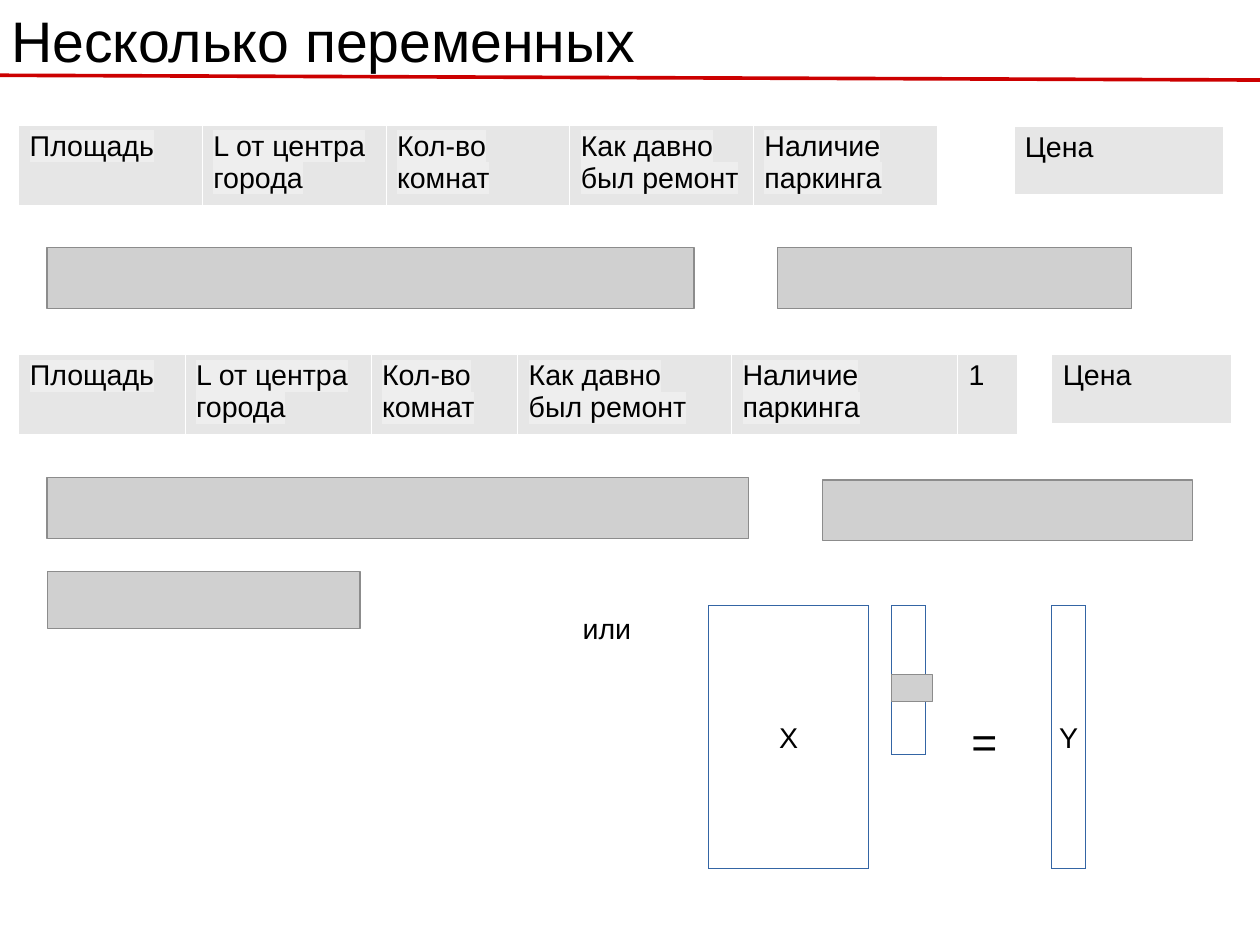
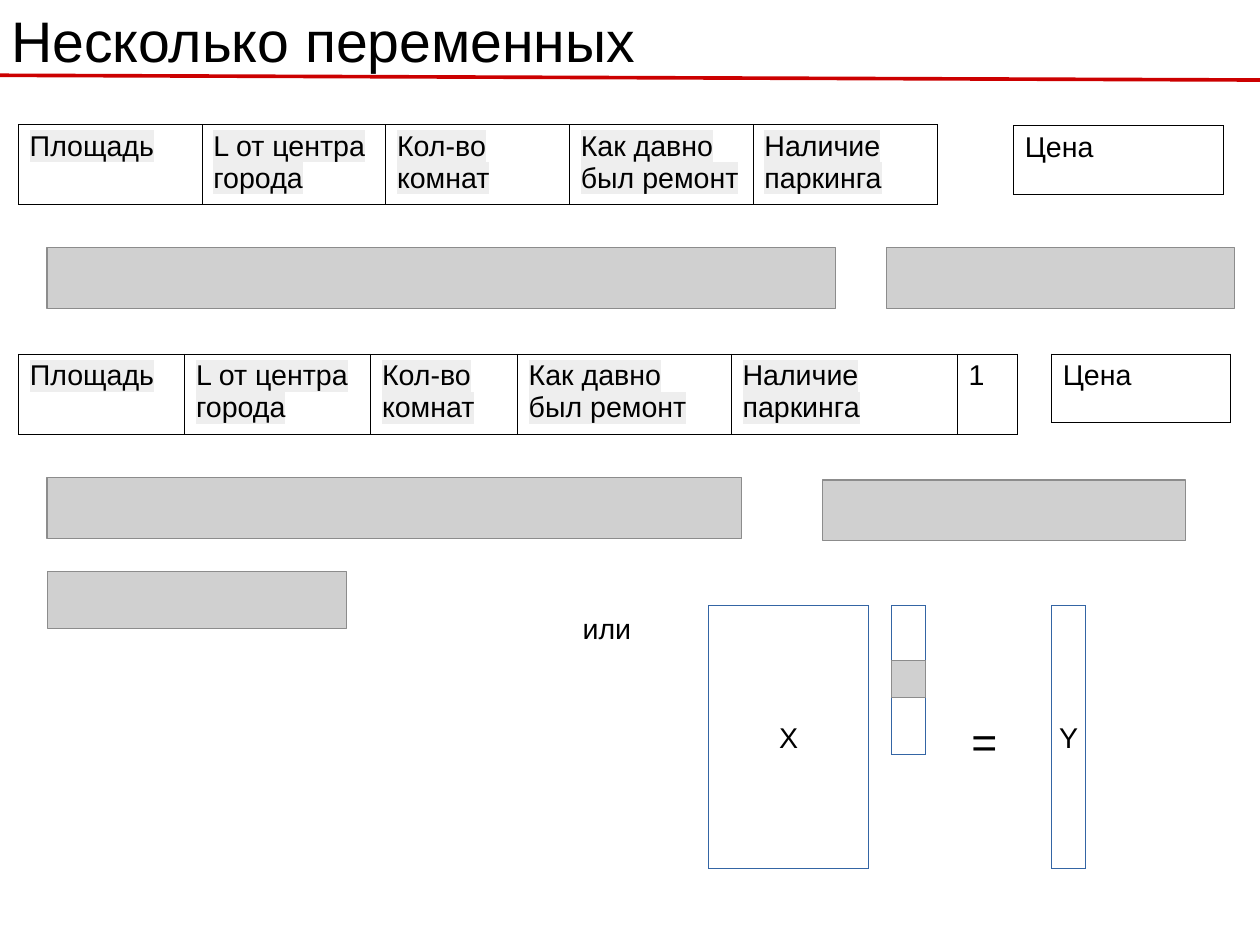
Before and after one commit to rykachevskiy/239, a slide deck: slide 6 of 1/1.1 Линейная регрессия, градиентный спуск.odp. Drawn at 1260x945 pixels with LibreOffice and Linux fonts; fonts in the diff are those of the drawing; grey boxes stand for pictures. Boxes give left, top, right and bottom in pixels: in the first picture for what was removed or moved away, otherwise in the second. Text is boxed around its words. In the diff, an @@ line names an element or a change of style, - is before the commit and + after.

```diff
--- a/1/1.1 Линейная регрессия, градиентный спуск.odp
+++ b/1/1.1 Линейная регрессия, градиентный спуск.odp
@@ table at bbox=[18, 125, 939, 200] @@
@@ fill #E6E6E6 to none in row 1 @@
@@ borders changed @@
@@ table at bbox=[1014, 126, 1223, 194] @@
@@ fill #E6E6E6 to none in row 1, column 1 @@
@@ borders changed @@
@@ picture: place and size @@
-picture at bbox=[47, 248, 694, 309]
+picture at bbox=[47, 248, 836, 309]
@@ picture: place and size @@
-picture at bbox=[777, 248, 1132, 309]
+picture at bbox=[887, 248, 1235, 309]
@@ table at bbox=[18, 354, 1018, 430] @@
@@ fill #E6E6E6 to none in row 1 @@
@@ borders changed @@
@@ table at bbox=[1052, 354, 1231, 423] @@
@@ fill #E6E6E6 to none in row 1, column 1 @@
@@ borders changed @@
@@ picture: place and size @@
-picture at bbox=[47, 478, 749, 539]
+picture at bbox=[47, 478, 742, 539]
@@ picture: place and size @@
-picture at bbox=[823, 480, 1193, 541]
+picture at bbox=[823, 480, 1187, 541]
@@ picture: place and size @@
-picture at bbox=[48, 572, 360, 629]
+picture at bbox=[48, 572, 348, 629]
@@ picture: place and size @@
-picture at bbox=[892, 675, 933, 701]
+picture at bbox=[892, 661, 926, 697]
```
Also in this commit, not shown: 4 other slides changed, 4 slides added, 1 other file.
